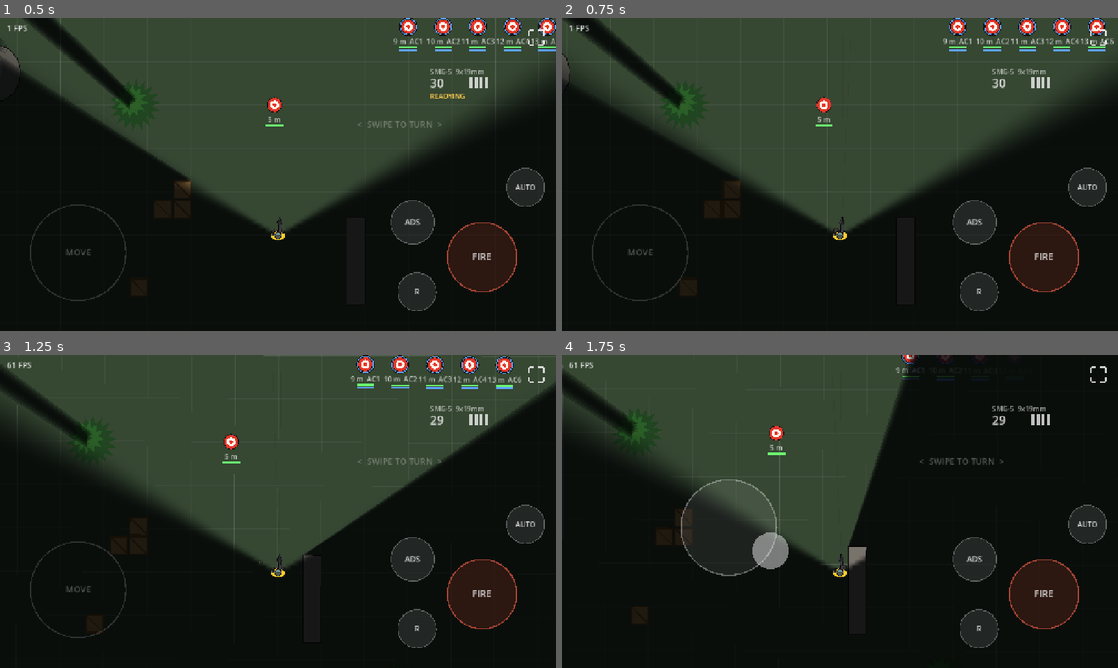
Above: before the commit, frames 1-4 (two rows, left to right).
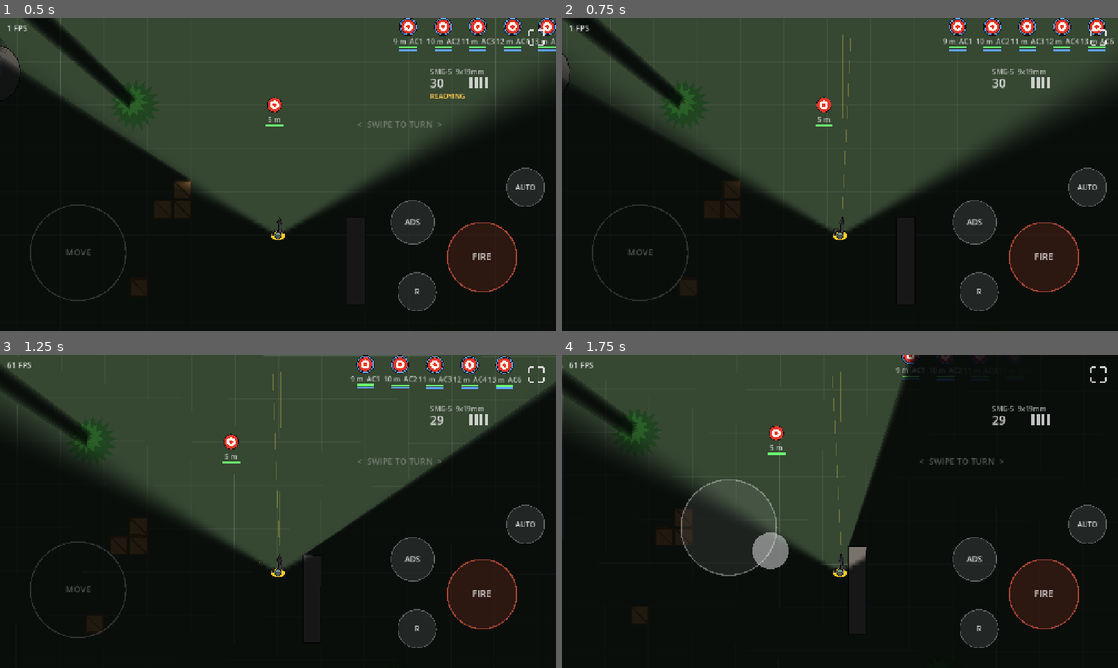
Above: after the commit, the same moments.

Repository: jklrjklr/zhukov
Game: Godot game, scene res://scenes/main.tscn
The game is run twice, just before and just after one commit, with the same random seed, the same clock (stepped at 60 frames per second) and the same inputs.
Inputs (mouse positions are in pixels of both pictures, inside the frame that each line leads up to):
- Up to frame 1 (0.5 s): no input
- Up to frame 2 (0.75 s): tap Enter at 0.5 s; move the mouse to (962, 158) at 0.52 s; hold D from 0.53 s (still down); tap Z at 0.6 s; click (962, 158) at 0.67 s
- Up to frame 3 (1.25 s): keep holding D; tap Space at 0.77 s; tap X at 0.8 s
- Up to frame 4 (1.75 s): release D at 1.25 s; drag from (728, 527) to (812, 574) at 1.27 s

Frame 1 is identical in both runs. In frame 2, 0.1% of the frame differs, in the area x 50-52%, y 5-61%; in frame 3, 0.1%; in frame 4, 0.1%.

Commit message:
Draw aim overlay on the HUD layer so lighting does not dim it
Co-Authored-By: Claude Opus 5.5 <noreply@anthropic.com>
Claude-Session: https://claude.ai/code/session_01CuvFDQ8S82ziWJ7Azt1Yc4

Diff:
--- a/scripts/touch_controls.gd
+++ b/scripts/touch_controls.gd
@@ -187,6 +187,8 @@
 	var white := Color(1, 1, 1, 0.8)
 	var faint := Color(1, 1, 1, 0.3)
 
+	_draw_aim_overlay()
+
 	# Joystick
 	if _joy_index != -1:
 		draw_circle(_joy_origin, joystick_radius, Color(1, 1, 1, 0.08))
@@ -245,6 +247,33 @@
 		draw_line(c, c + Vector2(0, l * sy), white, 3.0)
 
 	draw_string(font, Vector2(16, 30), "%d FPS" % Engine.get_frames_per_second(), HORIZONTAL_ALIGNMENT_LEFT, -1, 18, white)
+
+
+## Hip: spread cone lines from the muzzle. ADS: aim circle + reticle where bullets land.
+func _draw_aim_overlay() -> void:
+	var o := _weapon.aim_overlay()
+	if not o.show:
+		return
+	var xf := get_viewport().get_canvas_transform()
+	var scale := xf.get_scale().x
+	var muzzle: Vector2 = xf * (o.muzzle as Vector2)
+	var fwd: Vector2 = xf.basis_xform(o.forward).normalized()
+	var ads: float = o.ads
+	var hip := 1.0 - ads
+	if hip > 0.0:
+		for s in [-1.0, 1.0]:
+			var d := fwd.rotated(o.half_spread * s)
+			draw_line(muzzle + d * 20.0 * scale, muzzle + d * 420.0 * scale, Color(1, 0.9, 0.3, 0.25 * hip), 1.5)
+	if ads > 0.0:
+		var c: Vector2 = xf * (o.center as Vector2)
+		var r := maxf((o.radius as float) * scale, 2.0)
+		var col := Color(1, 0.9, 0.3, 0.9 * ads)
+		draw_line(muzzle + fwd * 20.0 * scale, c - fwd * (r + 4.0), Color(1, 0.9, 0.3, 0.15 * ads), 1.5)
+		draw_arc(c, r, 0.0, TAU, 40, col, 2.0)
+		draw_circle(c, 1.5, col)
+		for i in 4:
+			var t := fwd.rotated(i * PI / 2.0)
+			draw_line(c + t * (r + 4.0), c + t * (r + 12.0), col, 2.0)
 
 
 ## Weapon name, rounds loaded, spare mags as fill bars, status line.
--- a/scripts/weapons/firearm.gd
+++ b/scripts/weapons/firearm.gd
@@ -158,6 +158,20 @@
 
 func adjust_aim(meters: float) -> void:
 	aim_distance = clampf(aim_distance + meters, ADS_MIN, stats.ads_range)
+
+
+## What the HUD needs to draw the aim overlay (global space). Drawn on the HUD
+## layer so world lighting does not dim it.
+func aim_overlay() -> Dictionary:
+	return {
+		"show": state == State.READY and blocked <= 0.0,
+		"muzzle": to_global(muzzle_local()),
+		"forward": Vector2.UP.rotated(global_rotation),
+		"half_spread": deg_to_rad(current_spread_deg() / 2.0),
+		"ads": _ads,
+		"center": to_global(muzzle_local() + Vector2(0, -aim_distance * PX_PER_M)),
+		"radius": aim_radius_px(),
+	}
 
 
 ## Aim circle radius in px at the current aim distance.
@@ -442,28 +456,6 @@
 
 
 func _draw() -> void:
-	# Hip: spread cone from the muzzle. ADS: aim circle where bullets will land.
-	if state == State.READY and blocked <= 0.0:
-		var m := muzzle_local()
-		var hip := 1.0 - _ads
-		if hip > 0.0:
-			var half := deg_to_rad(current_spread_deg() / 2.0)
-			for s in [-1.0, 1.0]:
-				var d := Vector2.UP.rotated(half * s)
-				draw_line(m + d * 20.0, m + d * 420.0, Color(1, 0.9, 0.3, 0.18 * hip), 1.5)
-		if _ads > 0.0:
-			var c := m + Vector2(0, -aim_distance * PX_PER_M)
-			var col := Color(1, 0.9, 0.3, 0.85 * _ads)
-			var w := 2.0 / _cam_zoom
-			draw_line(m + Vector2(0, -20), c + Vector2(0, aim_radius_px() + 4.0), Color(1, 0.9, 0.3, 0.12 * _ads), w)
-			draw_arc(c, maxf(aim_radius_px(), 2.0), 0.0, TAU, 40, col, w)
-			draw_circle(c, 1.5 / _cam_zoom, col)
-			# Reticle ticks so the circle reads even when spread is tiny.
-			var r0 := maxf(aim_radius_px(), 2.0) + 4.0 / _cam_zoom
-			for i in 4:
-				var t := Vector2.UP.rotated(i * PI / 2.0)
-				draw_line(c + t * r0, c + t * (r0 + 10.0 / _cam_zoom), col, w)
-
 	draw_set_transform_matrix(_hold_transform())
 	WeaponArt.draw(self, stats.model, _bolt_pull() * BOLT_TRAVEL)
 	if _flash > 0.0:
